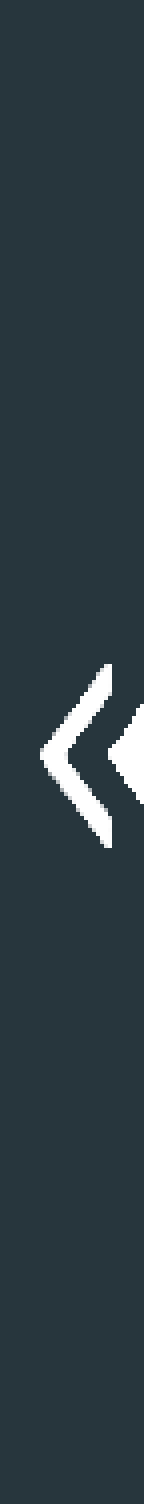
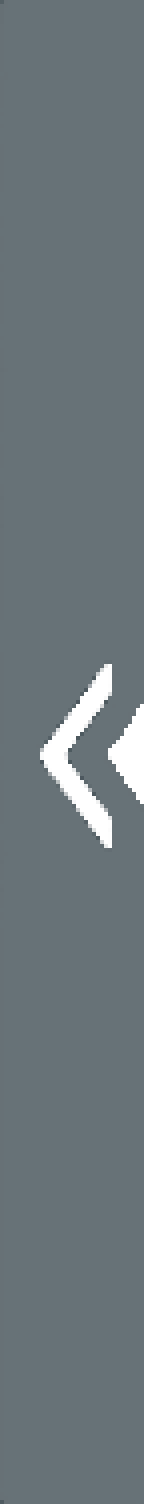
Layer changes from the first w=144, h=1504 image to the second:
"Rectangle 3": opacity 100% → 70% over 0, 0, 144, 1504
